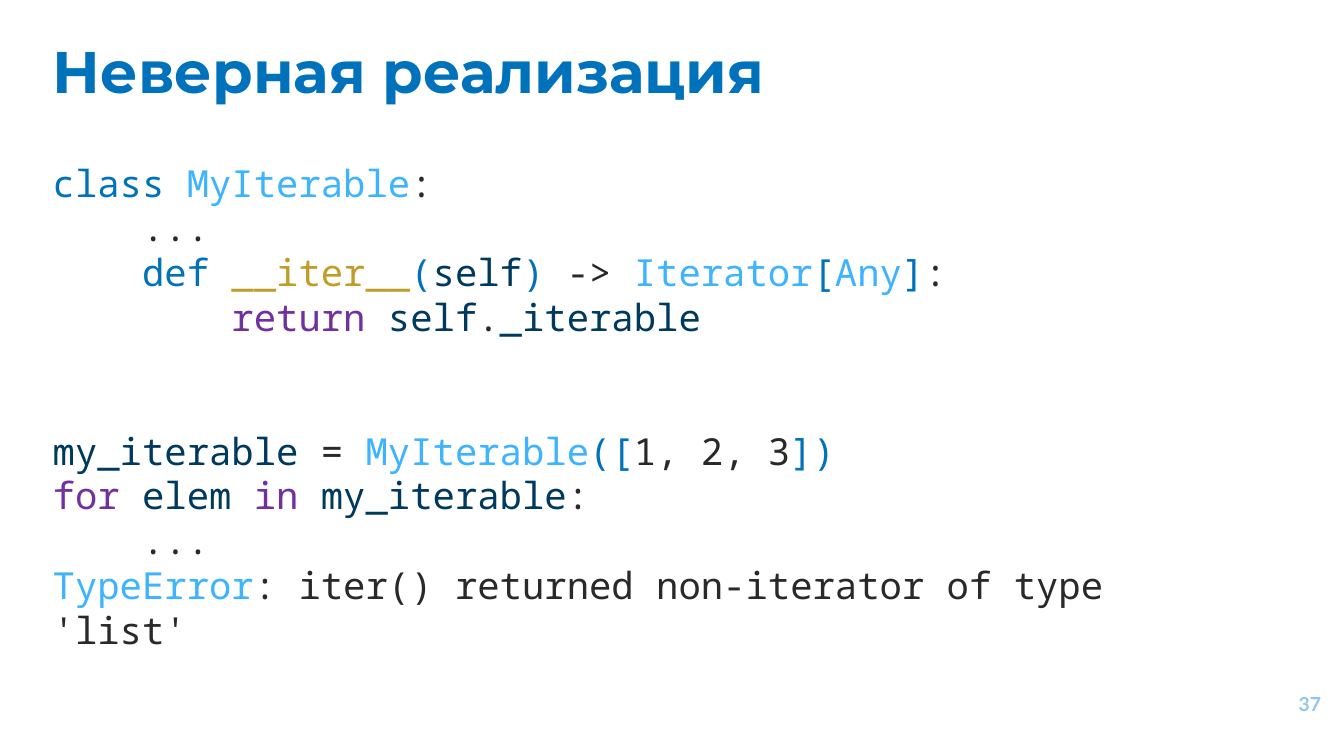
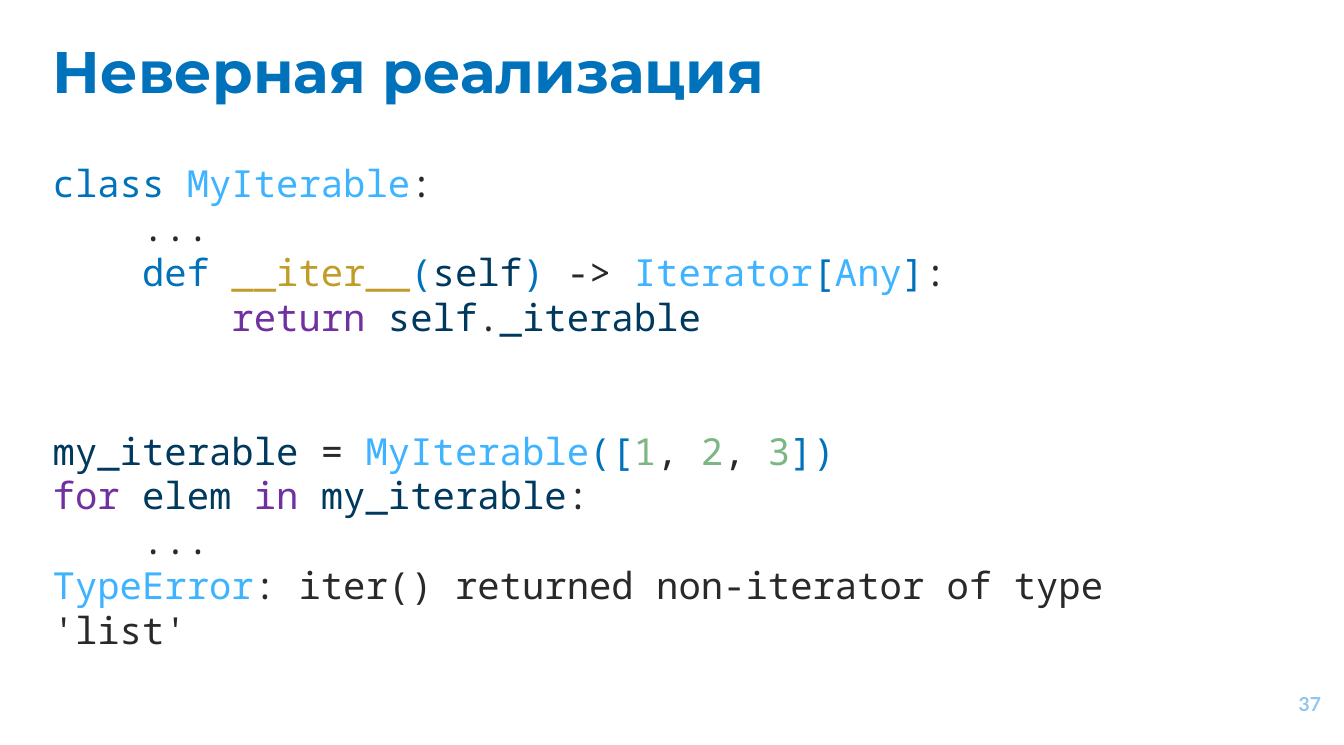
Before and after one commit to EvgrafovMichail/python_mipt_dafe, a slide deck: slide 37 of lessons/sem01/lesson12/protocols.pptx. Drawn at 1344x745 pixels with LibreOffice and Linux fonts; fonts in the diff are those of the drawing. Boxes give left, top, right and bottom in pixels: in the first picture for what was removed or moved away, otherwise in the second. Text is boxed around its words. In the diff, an @@ line names an element or a change of style, - is before the commit and + after.

```diff
--- a/lessons/sem01/lesson12/protocols.pptx
+++ b/lessons/sem01/lesson12/protocols.pptx
@@ text at [53,436,835,474]: text colour #292929 to #7CB683 in "MyIterable([1, 2, 3])" @@
```
Also in this commit, not shown: 4 other slides changed.
